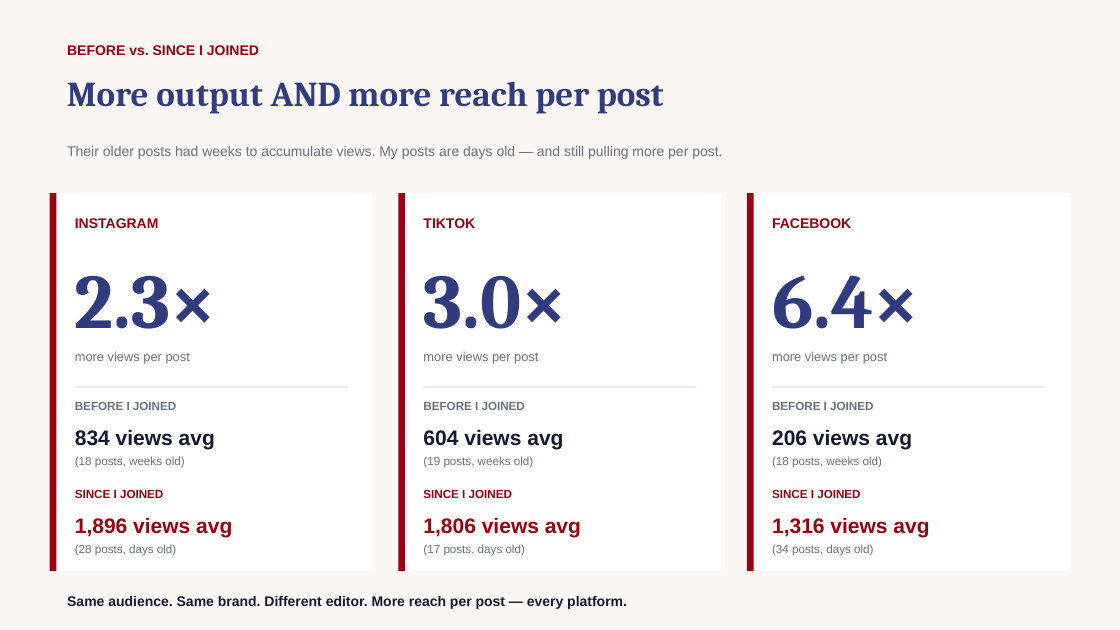
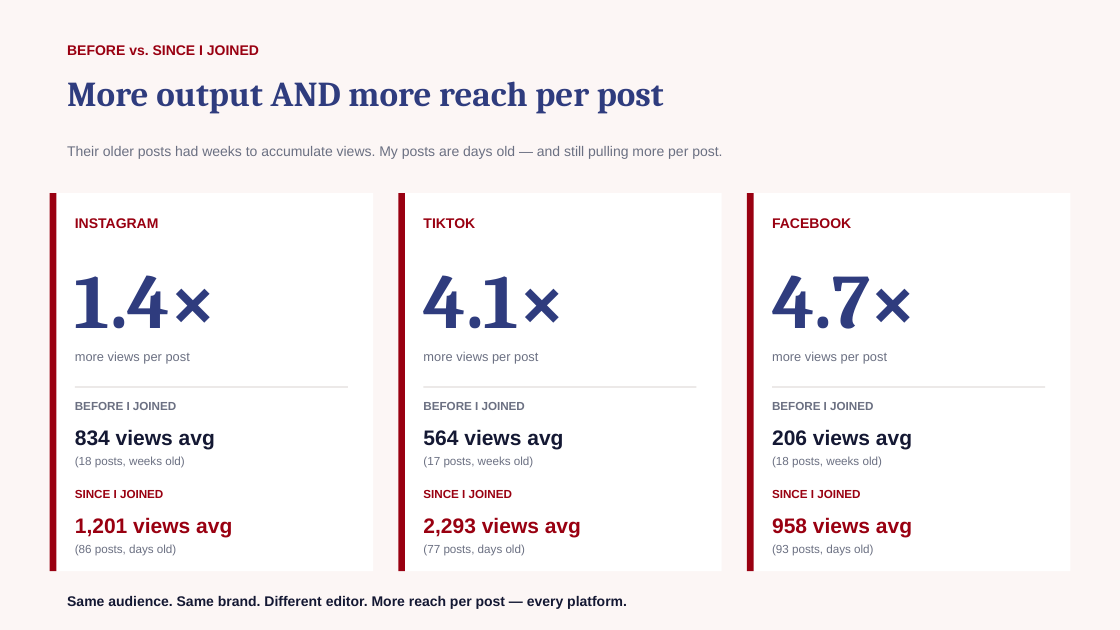
Before and after one commit to zvmmer/talking-downey-kpis, a slide deck: slide 3 of episodes_public/2026-06-08_record_straight/june_report.pptx. Drawn at 1120x630 pixels with LibreOffice and Linux fonts; fonts in the diff are those of the drawing. Boxes give left, top, right and bottom in pixels: in the first picture for what was removed or moved away, otherwise in the second. Text is boxed around its words. In the diff, an @@ line names an element or a change of style, - is before the commit and + after.

```diff
--- a/episodes_public/2026-06-08_record_straight/june_report.pptx
+++ b/episodes_public/2026-06-08_record_straight/june_report.pptx
@@ text at (75, 275, 216, 329): text changed @@
-2.3×
+1.4×
@@ text at (423, 275, 564, 329): text changed @@
-3.0×
+4.1×
@@ text at (772, 275, 916, 329): text changed @@
-6.4×
+4.7×
@@ text at (423, 429, 563, 449): text changed @@
-604 views avg
+564 views avg
@@ text at (423, 456, 533, 468): text changed @@
-(19 posts, weeks old)
+(17 posts, weeks old)
@@ text at (75, 517, 232, 537): text changed @@
-1,896 views avg
+1,201 views avg
@@ text at (423, 517, 581, 537): text changed @@
-1,806 views avg
+2,293 views avg
@@ text at (772, 517, 912, 537): text changed @@
-1,316 views avg
+958 views avg
@@ text at (75, 544, 176, 556): text changed @@
-(28 posts, days old)
+(86 posts, days old)
@@ text at (423, 544, 525, 556): text changed @@
-(17 posts, days old)
+(77 posts, days old)
@@ text at (772, 544, 873, 556): text changed @@
-(34 posts, days old)
+(93 posts, days old)
```
Also in this commit, not shown: 6 other slides changed, 12 other files.
